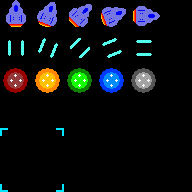
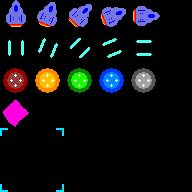
Layered file, before and after one edit (w=192, h=192). Changes by layer:
painted on "Background" over [3, 100, 29, 127]
